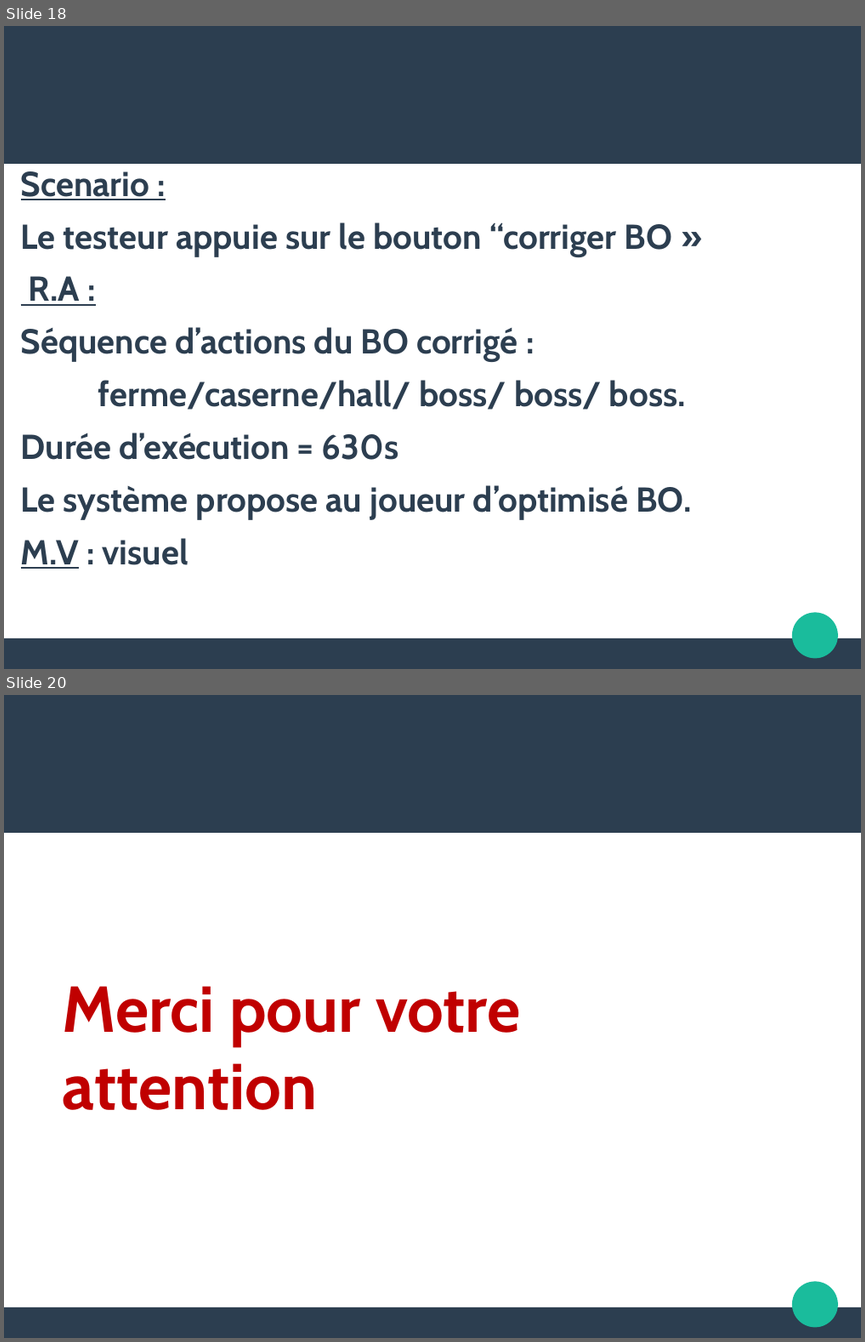
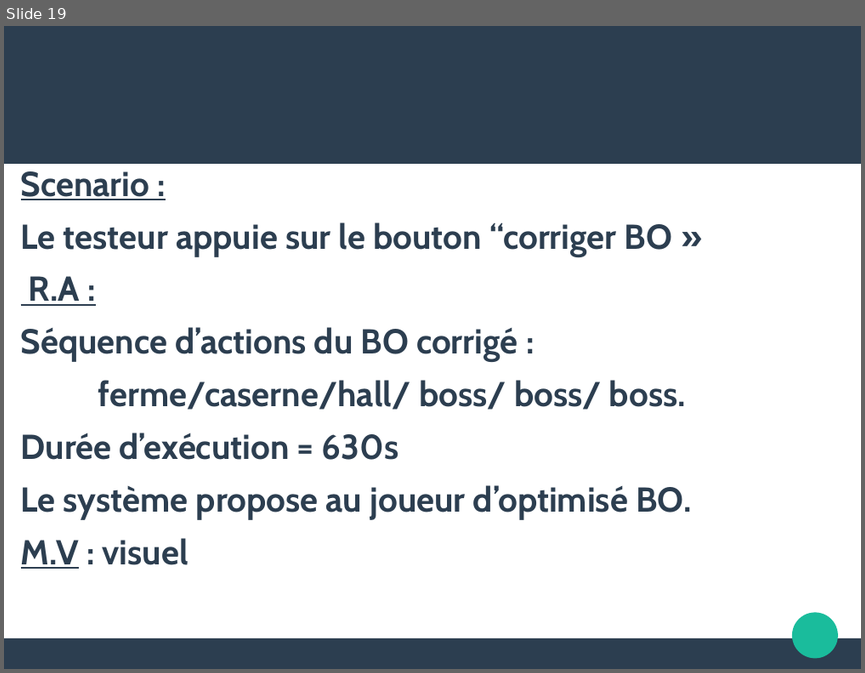
Before and after one commit to natmaurice/tme-il-smartbuilders, a slide deck: IL.odp. Shown one above the other, each under a label of ours: slides 18 and 20 before the commit, slide 19 after it; the slides between them are not shown. The pictures are 865x1342 and 865x673 pixels, drawn with LibreOffice and Linux fonts; fonts in the diff are those of the drawing. Boxes give left, top, right and bottom in pixels: in the first picture for what was removed or moved away, otherwise in the second. Text is boxed around its words. In the diff, an @@ line names an element or a change of style, - is before the commit and + after.

```diff
--- a/IL.odp
+++ b/IL.odp
@@ slide 20 removed at box(4, 695, 861, 1338), background #FFFFFF; not listed: 3 template elements that a slide beside it also shows @@
@@ title removed at box(63, 986, 520, 1110) @@
-Merci pour votre attention
@@ what was slide 18 is now slide 19 @@
```
Also in this commit, not shown: 2 slides changed, 2 slides added, 2 other slides removed, 8 other files.
